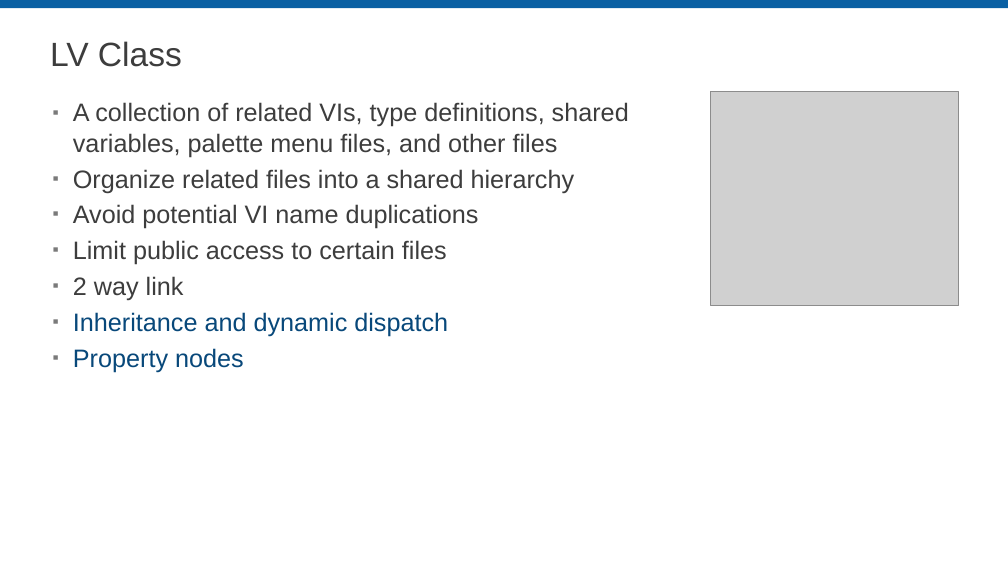
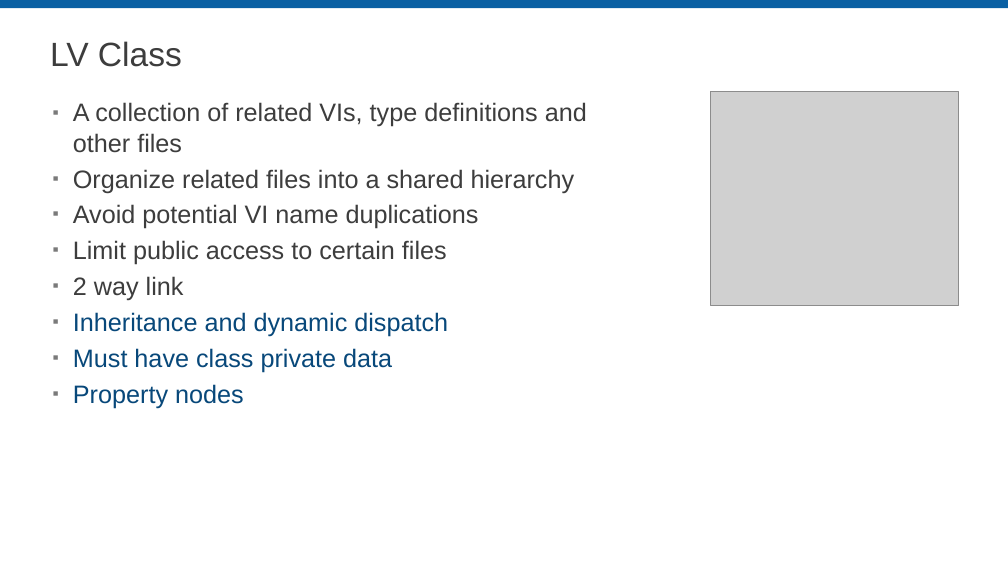
Before and after one commit to LabVIEW-DCAF/Documentation, a slide deck: slide 15 of Trunk/Getting Started Material/DCAF Training/2 Demystifying LabVIEW Object Oriented.pptx (slide 9 before the commit). Drawn at 1008x567 pixels with LibreOffice and Linux fonts; fonts in the diff are those of the drawing; grey boxes stand for pictures; background and template pictures are left out. Boxes give left, top, right and bottom in pixels: in the first picture for what was removed or moved away, otherwise in the second. Text is boxed around its words. In the diff, an @@ line names an element or a change of style, - is before the commit and + after.

```diff
--- a/Trunk/Getting Started Material/DCAF Training/2 Demystifying LabVIEW Object Oriented.pptx
+++ b/Trunk/Getting Started Material/DCAF Training/2 Demystifying LabVIEW Object Oriented.pptx
@@ text at bbox=[73, 102, 587, 153]: text changed @@
-▪ A collection of related VIs, type definitions, shared variables, palette menu files, and other files
+▪ A collection of related VIs, type definitions and other files
@@ text at bbox=[73, 348, 392, 372]: paragraph added @@
+▪ Must have class private data
```
Also in this commit, not shown: 8 other slides changed, 18 slides added, 1 slide removed.
